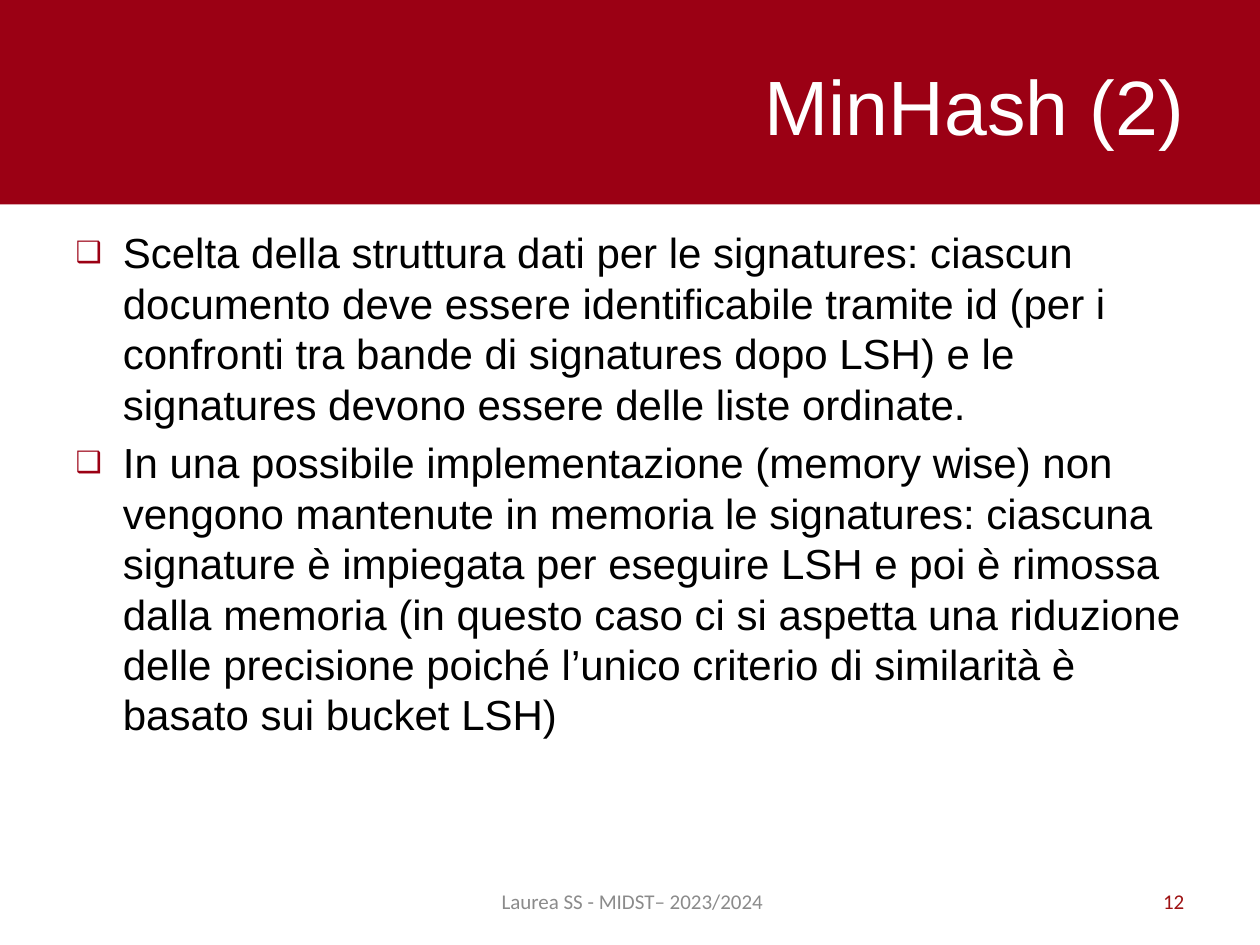
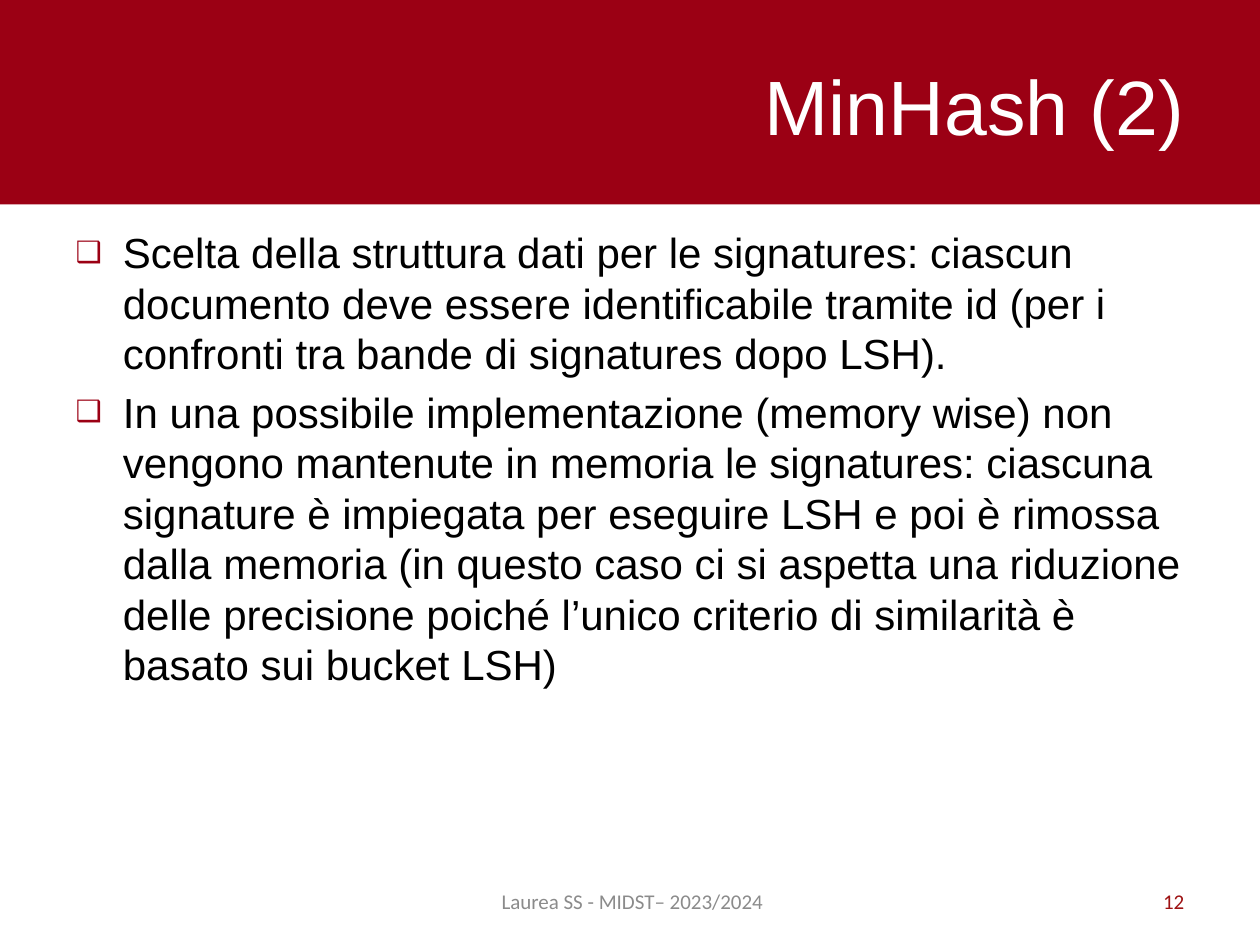
Before and after one commit to pietro-stangherlin/near_duplicate_doc_lsh, a slide deck: slide 12 of slides/ita/slides_ita.pptx. Drawn at 1260x945 pixels with LibreOffice and Linux fonts; fonts in the diff are those of the drawing. Boxes give left, top, right and bottom in pixels: in the first picture for what was removed or moved away, otherwise in the second. Text is boxed around its words. In the diff, an @@ line names an element or a change of style, - is before the commit and + after.

```diff
--- a/slides/ita/slides_ita.pptx
+++ b/slides/ita/slides_ita.pptx
@@ text at (123,237,1105,378): text changed @@
-❑ Scelta della struttura dati per le signatures: ciascun documento deve essere identificabile tramite id (per i confronti tra bande di signatures dopo LSH) e le signatures devono essere delle liste ordinate.
+❑ Scelta della struttura dati per le signatures: ciascun documento deve essere identificabile tramite id (per i confronti tra bande di signatures dopo LSH).
```
Also in this commit, not shown: 4 other slides changed, 1 slide added, 4 other files.
